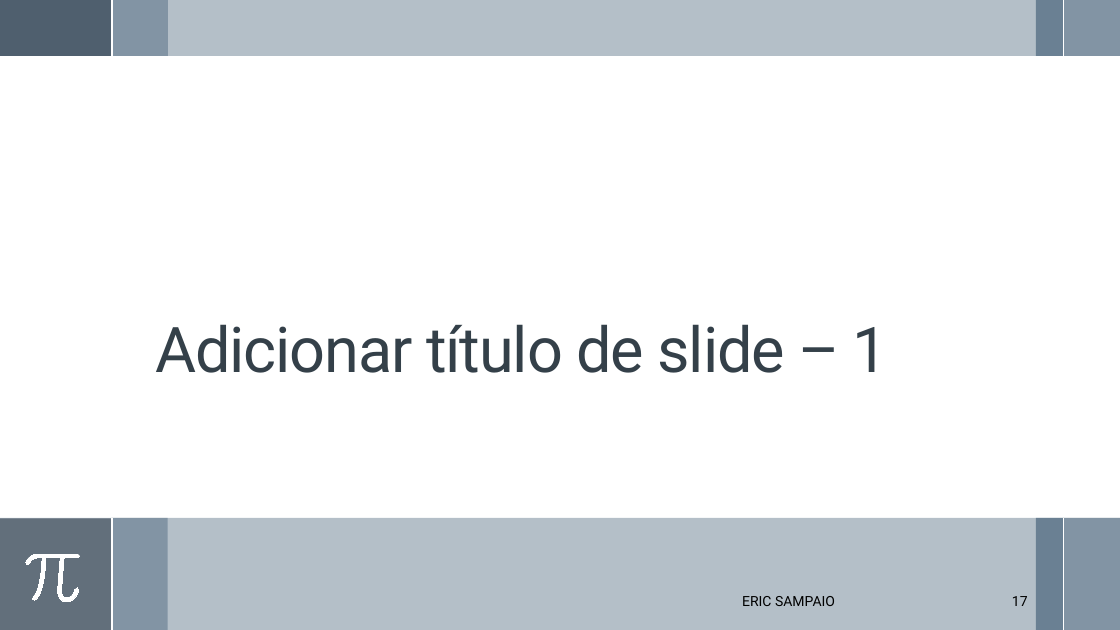
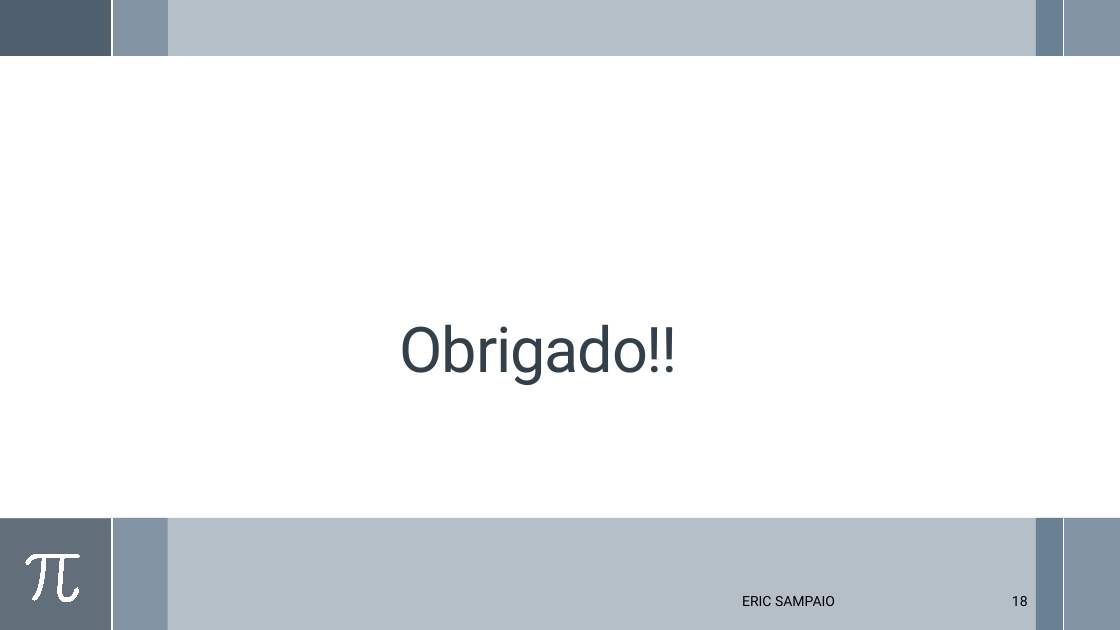
Before and after one commit to Erickgtn/ericsampaio.com.br, a slide deck: slide 18 of SlidesPublicação/Equação do 2º Grau.pptx (slide 17 before the commit). Drawn at 1120x630 pixels with LibreOffice and Linux fonts; fonts in the diff are those of the drawing. Boxes give left, top, right and bottom in pixels: in the first picture for what was removed or moved away, otherwise in the second. Text is boxed around its words. In the diff, an @@ line names an element or a change of style, - is before the commit and + after.

```diff
--- a/SlidesPublicação/Equação do 2º Grau.pptx
+++ b/SlidesPublicação/Equação do 2º Grau.pptx
@@ title at bbox=[400, 324, 678, 385]: text changed @@
-Adicionar título de slide – 1
+Obrigado!!
@@ page number at bbox=[1012, 596, 1028, 606]: text changed @@
-17
+18
```
Also in this commit, not shown: 9 other slides changed, 2 slides added, 1 slide removed, 1 other file.
